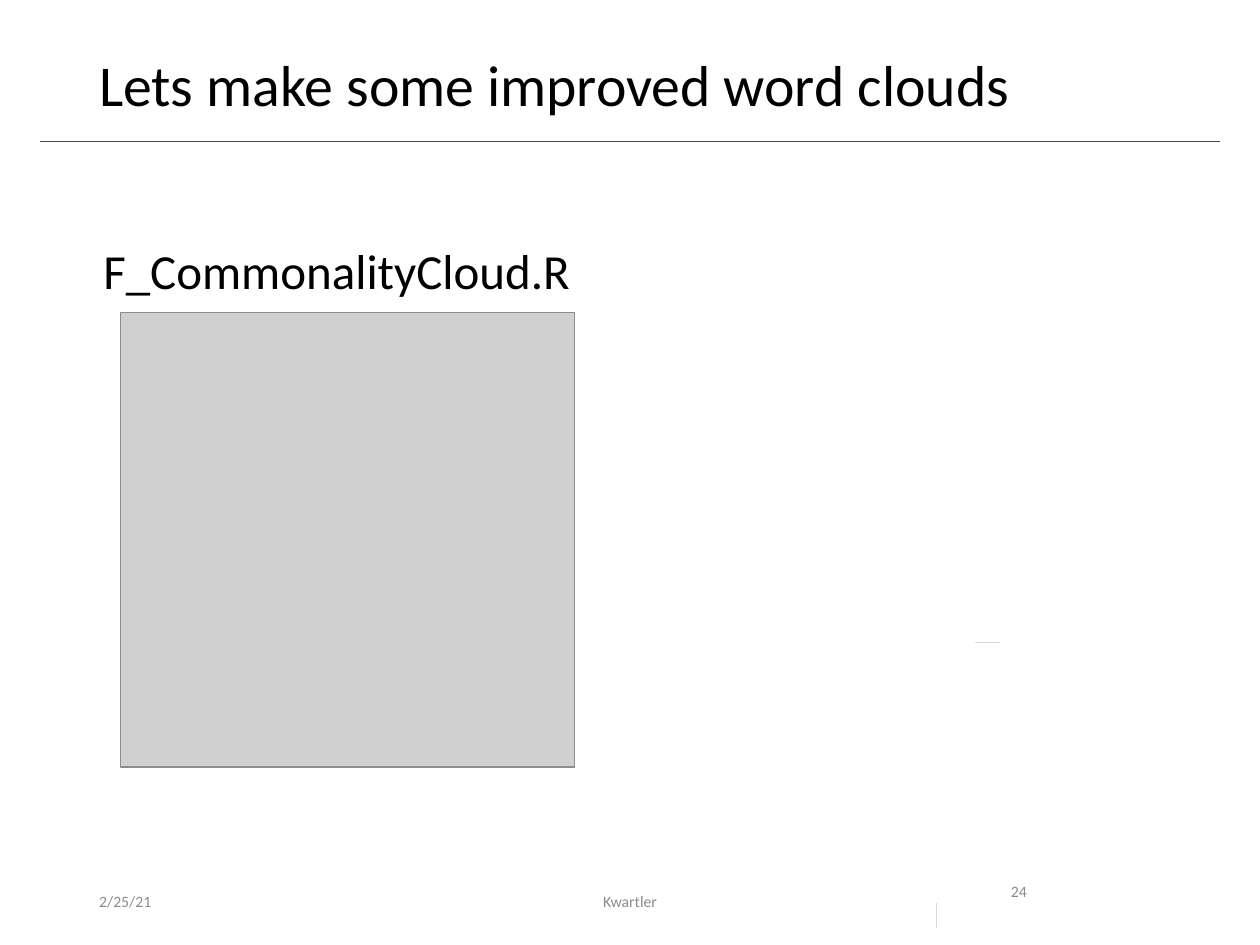
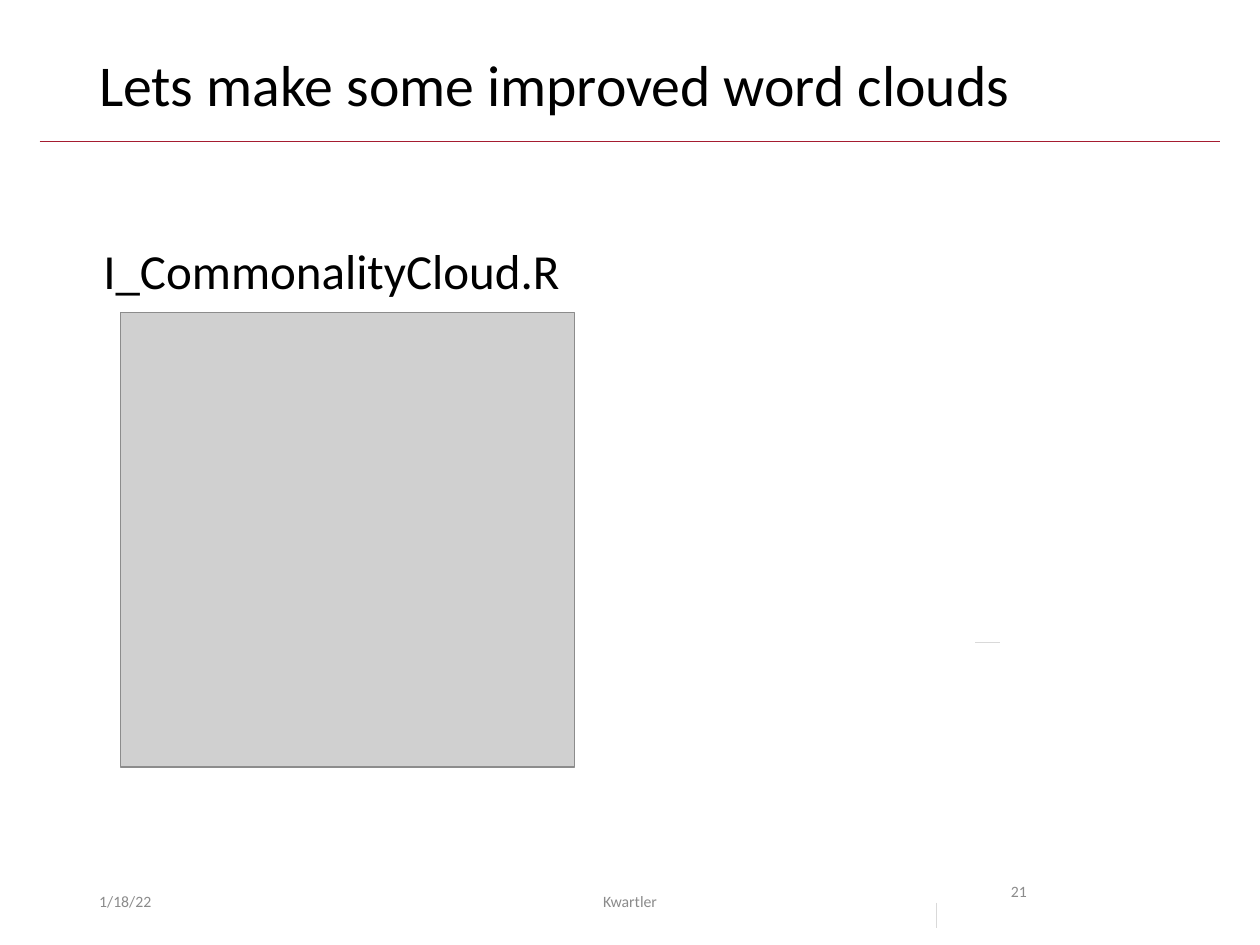
Before and after one commit to kwartler/Hult_NLP_student_intensive, a slide deck: slide 21 of lessons/class2/Class2E_wordclouds.pptx (slide 24 before the commit). Drawn at 1260x945 pixels with LibreOffice and Linux fonts; fonts in the diff are those of the drawing; grey boxes stand for pictures. Boxes give left, top, right and bottom in pixels: in the first picture for what was removed or moved away, otherwise in the second. Text is boxed around its words. In the diff, an @@ line names an element or a change of style, - is before the commit and + after.

```diff
--- a/lessons/class2/Class2E_wordclouds.pptx
+++ b/lessons/class2/Class2E_wordclouds.pptx
@@ text at (103, 255, 559, 297): text changed @@
-F_CommonalityCloud.R
+I_CommonalityCloud.R
@@ text at (99, 896, 151, 908): text changed @@
-2/25/21
+1/18/22
@@ page number at (1011, 887, 1027, 897): text changed @@
-24
+21
```
Also in this commit, not shown: 26 other slides changed, 2 slides added, 7 slides removed, 8 other files.
